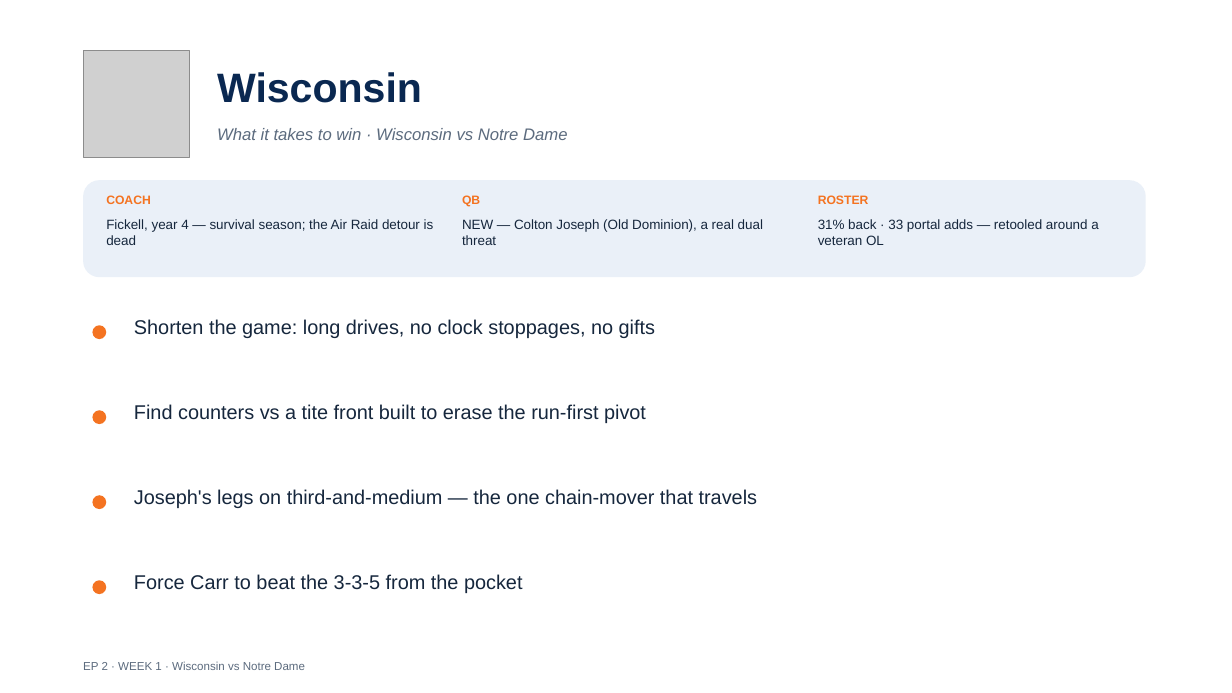
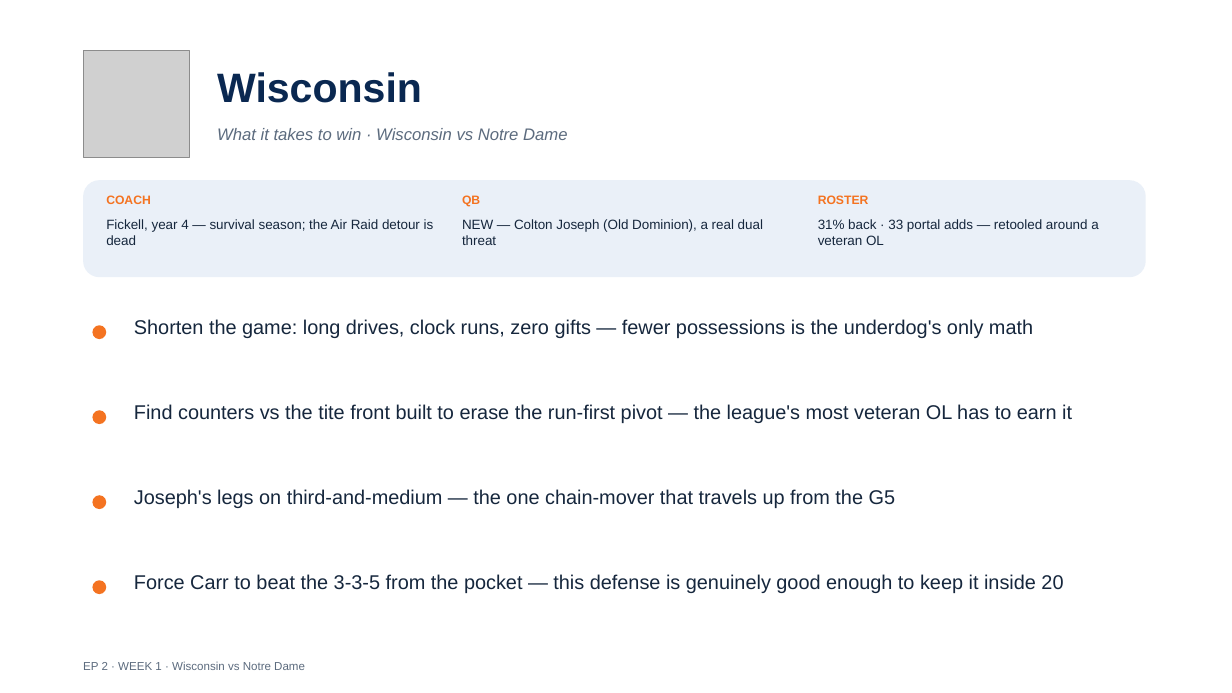
Before and after one commit to lucasalvarezflorida-lab/ncaa-fbs-analytics, a slide deck: slide 13 of decks/2026_Week1_Episode2.pptx. Drawn at 1232x693 pixels with LibreOffice and Linux fonts; fonts in the diff are those of the drawing; grey boxes stand for pictures. Boxes give left, top, right and bottom in pixels: in the first picture for what was removed or moved away, otherwise in the second. Text is boxed around its words. In the diff, an @@ line names an element or a change of style, - is before the commit and + after.

```diff
--- a/decks/2026_Week1_Episode2.pptx
+++ b/decks/2026_Week1_Episode2.pptx
@@ text at (134,319,1033,338): text changed @@
-Shorten the game: long drives, no clock stoppages, no gifts
+Shorten the game: long drives, clock runs, zero gifts — fewer possessions is the underdog's only math
@@ text at (134,404,1072,423): text changed @@
-Find counters vs a tite front built to erase the run-first pivot
+Find counters vs the tite front built to erase the run-first pivot — the league's most veteran OL has to earn it
@@ text at (134,489,896,508): text changed @@
-Joseph's legs on third-and-medium — the one chain-mover that travels
+Joseph's legs on third-and-medium — the one chain-mover that travels up from the G5
@@ text at (134,574,1063,593): text changed @@
-Force Carr to beat the 3-3-5 from the pocket
+Force Carr to beat the 3-3-5 from the pocket — this defense is genuinely good enough to keep it inside 20
```
Also in this commit, not shown: 11 other slides changed, 1 other file.
